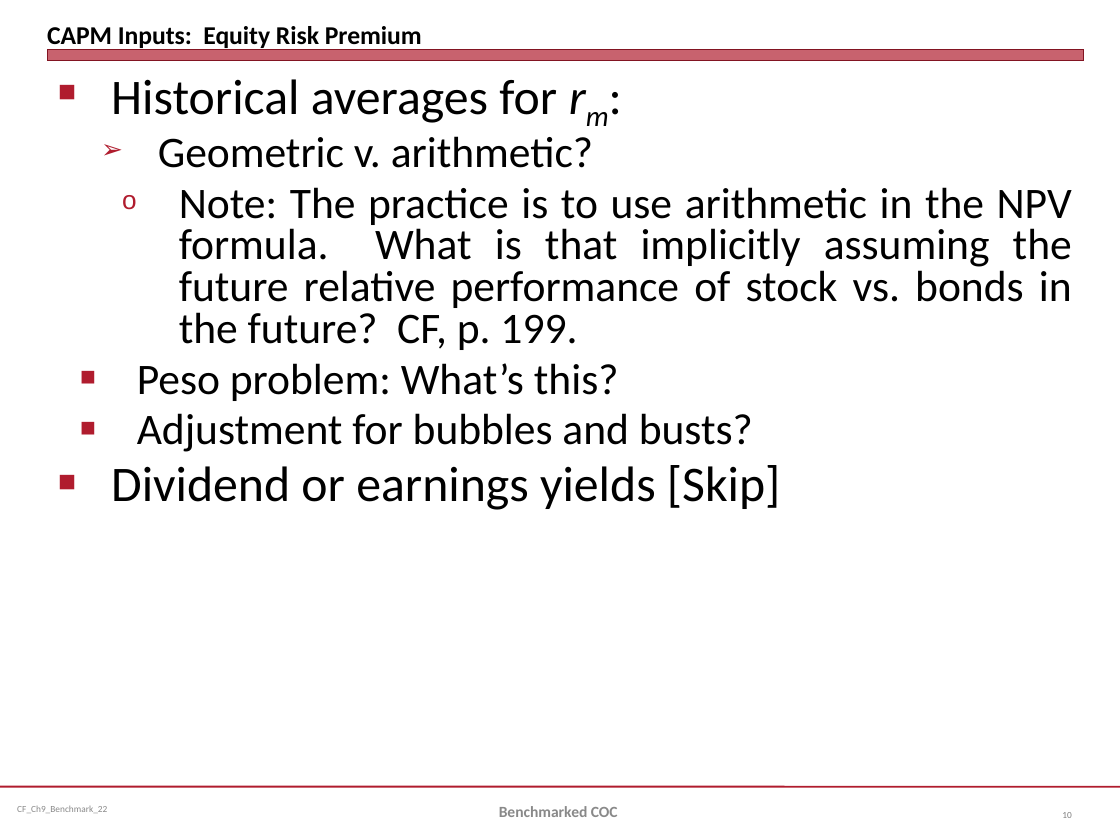
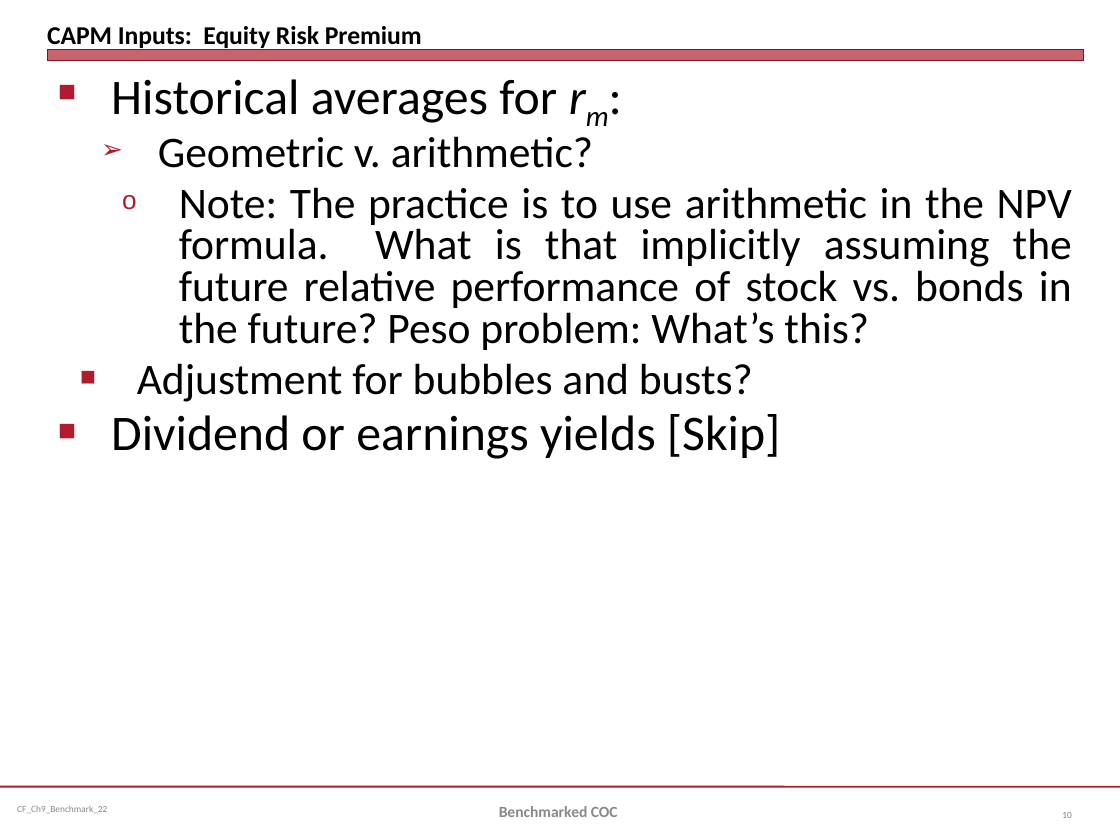
Before and after one commit to jmc877/Corporate-Finance, a slide deck: slide 10 of slides/CF_Ch9_Benchmark_22.pptx. Drawn at 1120x840 pixels with LibreOffice and Linux fonts; fonts in the diff are those of the drawing. Boxes give left, top, right and bottom in pixels: in the first picture for what was removed or moved away, otherwise in the second. Text is boxed around its words. In the diff, an @@ line names an element or a change of style, - is before the commit and + after.

```diff
--- a/slides/CF_Ch9_Benchmark_22.pptx
+++ b/slides/CF_Ch9_Benchmark_22.pptx
@@ text at (x1=179, y1=187, x2=1072, y2=350): text changed @@
-    o Note: The practice is to use arithmetic in the NPV formula. What is that implicitly assuming the future relative performance of stock vs. bonds in the future? CF, p. 199.
-■ Peso problem: What’s this?
+    o Note: The practice is to use arithmetic in the NPV formula. What is that implicitly assuming the future relative performance of stock vs. bonds in the future? Peso problem: What’s this?
```
Also in this commit, not shown: 1 other slide changed, 1 other file.
